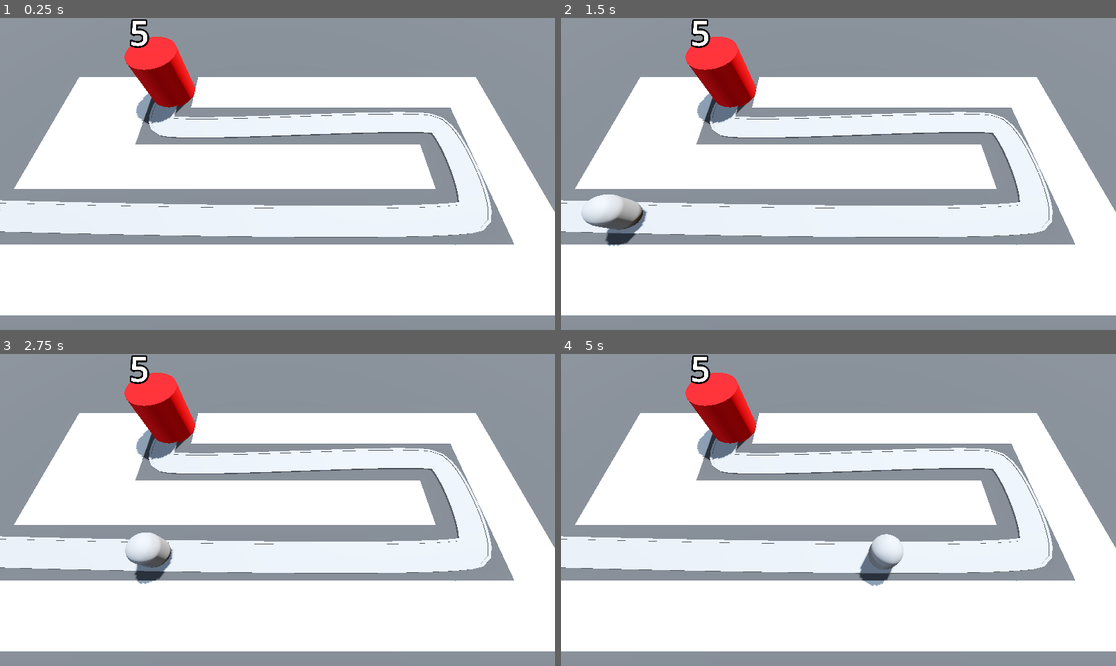
Above: before the commit, frames 1-4 (two rows, left to right).
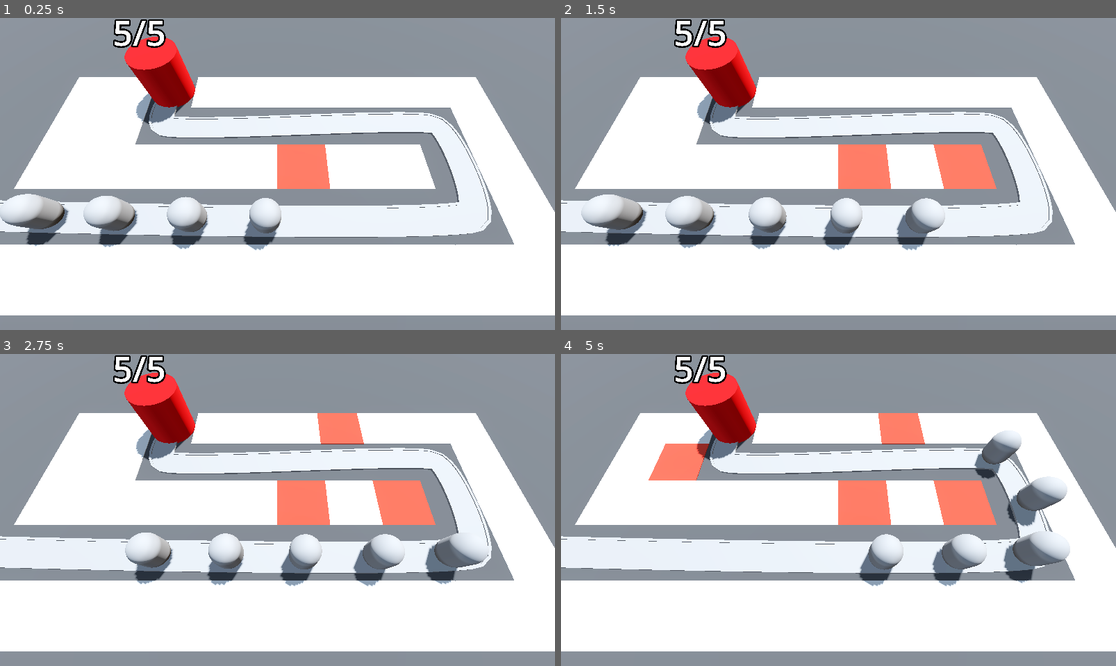
Above: after the commit, the same moments.

Repository: CoolGeorge12/Barbarian-Blaster
Game: Godot game, scene res://BaseLevel.tscn
Two runs of this game, one before a commit and one after it. Both use one fixed random seed, a clock stepped at 60 frames per second and the inputs below.
Inputs (mouse positions are in pixels of both pictures, inside the frame that each line leads up to):
- Up to frame 1 (0.25 s): no input
- Up to frame 2 (1.5 s): move the mouse to (960, 158) at 0.52 s; move the mouse to (727, 189) at 1.27 s
- Up to frame 3 (2.75 s): move the mouse to (333, 441) at 2.02 s
- Up to frame 4 (5 s): move the mouse to (810, 572) at 2.77 s; move the mouse to (1005, 556) at 3.52 s; move the mouse to (672, 463) at 4.27 s

The runs differ from the first frame. In frame 1, 5.2% of the frame differs, in the area x 0-60%, y 0-75%; in frame 2, 6.1%; in frame 3, 7.1%; in frame 4, 8.6%, in the area x 15-92%, y 0-75%.

Commit message:
Add RayPickerCamera and base health logic
Introduce a RayPickerCamera scene and script for mouse-driven ray picking on the GridMap (sets cell items when raycast hits). Update base.gd to use a current_health property with a setter that updates the Label3D text and modulate color based on remaining health, prints debug messages, and reloads the scene when health < 1. Replace the Camera3D in BaseLevel.tscn with the RayPickerCamera instance (wire up gridmap), and add several Enemy instances with adjusted transforms/progress values. Also add the script UID file for the new camera script.

Diff:
--- a/barbarian-blaster/Base/base.gd
+++ b/barbarian-blaster/Base/base.gd
@@ -1,11 +1,23 @@
 extends Node3D
 
 @export var max_health: int = 5
+
+var current_health: int:
+	set(health_in):
+		current_health = health_in
+		print("health was changed")
+		label_3d.text = str(current_health) + "/" + str(max_health)
+		var red: Color = Color.RED
+		var white: Color = Color.WHITE
+		label_3d.modulate = red.lerp(white, float(current_health) / float(max_health))
+		if current_health < 1:
+			get_tree().reload_current_scene()
+
 @onready var label_3d: Label3D = $Label3D
 
 func _ready() -> void:
-	label_3d.text = str(max_health)
+	current_health = max_health
 
 func take_damage() -> void:
-	max_health -= 1
-	label_3d.text = str(max_health)
+	print("damage dealt to base!")
+	current_health -= 1
--- a/barbarian-blaster/BaseLevel.tscn
+++ b/barbarian-blaster/BaseLevel.tscn
@@ -1,5 +1,6 @@
 [gd_scene format=3 uid="uid://07b0w8wg0t3d"]
 
+[ext_resource type="PackedScene" uid="uid://cgrhgkssnspag" path="res://RayPickerCamera/ray_picker_camera.tscn" id="1_knq2t"]
 [ext_resource type="MeshLibrary" uid="uid://dv2otq5whsnym" path="res://MeshLibraries/SpaceLibrary.tres" id="1_lvb7b"]
 [ext_resource type="PackedScene" uid="uid://fvik1km2f5l8" path="res://Enemy/enemy.tscn" id="2_5x8ra"]
 [ext_resource type="PackedScene" uid="uid://dmp15xq1xg24g" path="res://Base/base.tscn" id="3_o2j4u"]
@@ -41,8 +42,8 @@
 size = Vector3(100, 2, 100)
 material = SubResource("StandardMaterial3D_lvb7b")
 
-[node name="Camera3D" type="Camera3D" parent="." unique_id=1800399935]
-transform = Transform3D(1, 0, 0, 0, 0.42261824, 0.9063078, 0, -0.9063078, 0.42261824, 0, 14.5, 9.5)
+[node name="RayPickerCamera" parent="." unique_id=1495407196 node_paths=PackedStringArray("gridmap") instance=ExtResource("1_knq2t")]
+gridmap = NodePath("../GridMap")
 
 [node name="GridMap" type="GridMap" parent="." unique_id=1771084323]
 mesh_library = ExtResource("1_lvb7b")
@@ -98,7 +99,23 @@
 path_joined = false
 
 [node name="Enemy" parent="Path3D" unique_id=1869172133 instance=ExtResource("2_5x8ra")]
-transform = Transform3D(-0.028559463, 0, -0.99958104, 0, 1, 0, 0.99958104, 0, -0.028559463, -22, 0, 6)
+transform = Transform3D(-0.028559439, 0, -0.9995802, 0, 1, 0, 0.9995802, 0, -0.028559439, -22, 0, 6)
+
+[node name="Enemy2" parent="Path3D" unique_id=238428744 instance=ExtResource("2_5x8ra")]
+transform = Transform3D(-0.024007645, 0, -0.99970037, 0, 1, 0, 0.99970037, 0, -0.024007645, -17.001804, 0, 6.1290264)
+progress = 5.0
+
+[node name="Enemy3" parent="Path3D" unique_id=1297831064 instance=ExtResource("2_5x8ra")]
+transform = Transform3D(-0.020648846, 0, -0.99977535, 0, 1, 0, 0.99977535, 0, -0.020648846, -12.00296, 0, 6.240797)
+progress = 10.0
+
+[node name="Enemy4" parent="Path3D" unique_id=396276055 instance=ExtResource("2_5x8ra")]
+transform = Transform3D(-0.016666327, 0, -0.9998496, 0, 1, 0, 0.9998496, 0, -0.016666327, -7.0038123, 0, 6.3344803)
+progress = 15.0
+
+[node name="Enemy5" parent="Path3D" unique_id=1510596401 instance=ExtResource("2_5x8ra")]
+transform = Transform3D(-0.01129523, 0, -0.99992466, 0, 1, 0, 0.99992466, 0, -0.01129523, -2.004308, 0, 6.4051886)
+progress = 20.0
 
 [node name="Base" parent="." unique_id=1860739295 instance=ExtResource("3_o2j4u")]
 transform = Transform3D(1, 0, 0, 0, 1, 0, 0, 0, 1, -10, 0, -6)
--- /dev/null
+++ b/barbarian-blaster/RayPickerCamera/ray_picker_camera.gd
@@ -0,0 +1,19 @@
+extends Camera3D
+
+@export var gridmap: GridMap
+
+@onready var ray_cast_3d: RayCast3D = $RayCast3D
+
+# Called every frame. 'delta' is the elapsed time since the previous frame.
+func _process(delta: float) -> void:
+	var mouse_position: Vector2 = get_viewport().get_mouse_position()
+	ray_cast_3d.target_position = project_local_ray_normal(mouse_position) * 100.0
+	ray_cast_3d.force_raycast_update()
+
+	if ray_cast_3d.is_colliding():
+		var collider = ray_cast_3d.get_collider()
+		if collider is GridMap:
+			var collision_point = ray_cast_3d.get_collision_point()
+			var cell = gridmap.local_to_map(collision_point)
+			if gridmap.get_cell_item(cell) == 0:
+				gridmap.set_cell_item(cell, 1)
--- /dev/null
+++ b/barbarian-blaster/RayPickerCamera/ray_picker_camera.tscn
@@ -0,0 +1,10 @@
+[gd_scene format=3 uid="uid://cgrhgkssnspag"]
+
+[ext_resource type="Script" uid="uid://cqvr3chioq3yi" path="res://RayPickerCamera/ray_picker_camera.gd" id="1_4x8xm"]
+
+[node name="RayPickerCamera" type="Camera3D" unique_id=1495407196]
+transform = Transform3D(1, 0, 0, 0, 0.42261824, 0.9063078, 0, -0.9063078, 0.42261824, 0, 14.5, 9.5)
+script = ExtResource("1_4x8xm")
+
+[node name="RayCast3D" type="RayCast3D" parent="." unique_id=535589657]
+target_position = Vector3(0, 0, -2)
Not shown, added: barbarian-blaster/RayPickerCamera/ray_picker_camera.gd.uid
